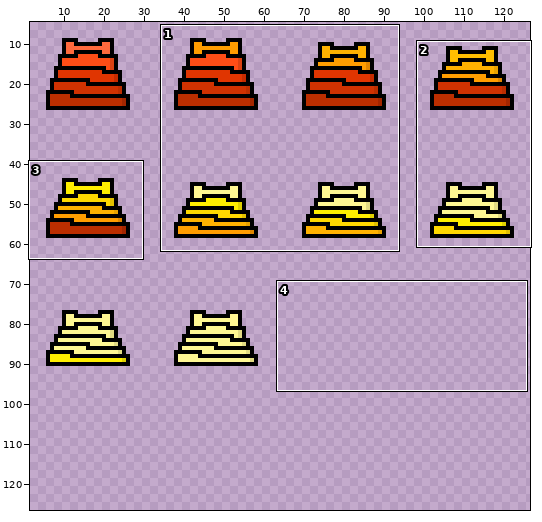
One commit to this sprite sheet: Enemies/Temple/temple.png. The first picture is a wide view before the edit; the outline marks the close-up.
Close-up. Before the commit:
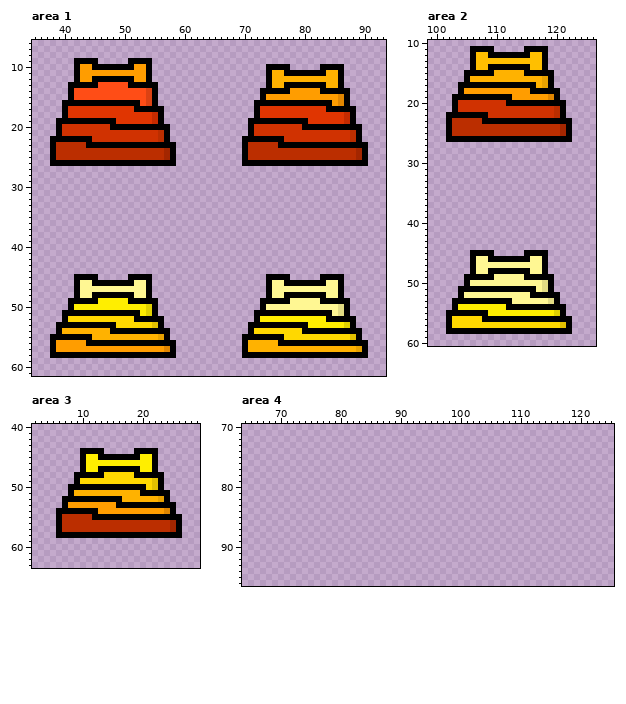
The file is 128x128 pixels. Colours within 5 levels of each other are drawn and written as one. Shown: area 1: x 35..93, y 6..61; area 2: x 99..126, y 10..60; area 3: x 2..29, y 40..63; area 4: x 64..125, y 70..96. The wide view leaves out empty margins. The commit also changed other parts of the picture, which this record leaves out.
After the commit:
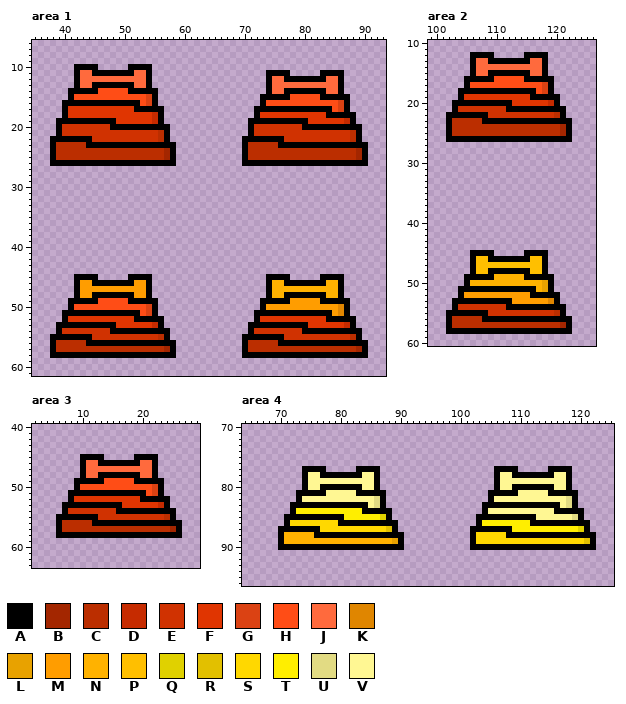
Palette (. is transparent): A #000000  B #a32600  C #bb2e00  D #c62b00  E #d03201  F #e03501  G #db4213  H #ff4d16  J #ff6a3d  K #e08600  L #e8a200  M #ff9d00  N #ffb200  P #ffbf00  Q #e0d100  R #e2c000  S #ffd800  T #ffee00  U #e2db83  V #fff793
Change:
Changed rows in their new state; - is an unchanged pixel.
Area 1:
first column x 41:
 9 -....-----....----------------------------------
10 --AA-.....-AA--------------------....-----....--
11 --JJAAAAAAAJJ---------------------AA-.....-AA---
12 --JJJJJJJJJJJ---------------------JJAAAAAAAJJ---
13 .-JJ-AAAAA-JJ-.-------------------JJJJJJJJJJJ---
14 -AAAA-----AAAA------------------.-JJ-AAAAA-JJ-.-
15 ---------------------------------AAAAHHHHHAAAA--
16 -------------------------------.-HHHHHHHHHHHHG--
17 --------------------------------AAAAAAAAAAA-HG-.
18 -------------------------------------------AAAA-
first column x 39:
46 ----MM-------MM---------------------NN-------NN----
47 ----MMMMMMMMMMM---------------------NNNNNNNNNNN----
48 ----MM-------MM---------------------NN-------NN----
49 -------HHHHH---------------------------MMMMM-------
50 ---HHHHHHHHHHHHG-------------------MMMMMMMMMMMMK---
51 --------------HG------------------------------MK---
52 --FFFFFFFFFFF---------------------FFFFFFFFFFF------
53 ----------FFFFFFD-------------------------FFFFFFD--
54 -EEEEEEEE------------------------EEEEEEEE----------
55 ------EEEEEEEEEEEC--------------------EEEEEEEEEEEC-
56 CCCCC---------------------------CCCCC--------------
57 CCCCCCCCCCCCCCCCCCB-------------CCCCCCCCCCCCCCCCCCB
Area 2:
first column x 103:
11 ---....-----....---
12 ----AA-.....-AA----
13 ----JJAAAAAAAJJ----
14 ----JJJJJJJJJJJ----
15 --.-JJ-AAAAA-JJ-.--
16 ---AAAAHHHHHAAAA---
17 -.-HHHHHHHHHHHHG---
18 --AAAAAAAAAAA-HG-.-
19 .-FFFFFFFFFFFAAAA--
20 -AAAAAAAA-FFFFFFD-.
21 ---------AAAAAAAAA-
first column x 103:
46 ----PP-------PP----
47 ----PPPPPPPPPPP----
48 ----PP-------PP----
49 -------NNNNN-------
50 ---NNNNNNNNNNNNL---
51 --------------NL---
52 --MMMMMMMMMMM------
53 ----------MMMMMMK--
54 -EEEEEEEE----------
55 ------EEEEEEEEEEEC-
56 CCCCC--------------
57 CCCCCCCCCCCCCCCCCCB
Area 3:
first column x 6:
44 ----....-----....----
45 -----AA-.....-AA-----
46 -----JJAAAAAAAJJ-----
47 -----JJJJJJJJJJJ-----
48 ---.-JJ-AAAAA-JJ-.---
49 ----AAAAHHHHHAAAA----
50 --.-HHHHHHHHHHHHG----
51 ---AAAAAAAAAAA-HG-.--
52 -.-FFFFFFFFFFFAAAA---
53 --AAAAAAAA-FFFFFFD-.-
54 .-EEEEEEEEAAAAAAAAA--
55 -AAAAA-EEEEEEEEEEEC-.
56 ------AAAAAAAAAAAAAA-
Area 4:
first column x 70:
77 ----AAAA-----AAAA-------------------AAAA-----AAAA----
78 ----AVVAAAAAAAVVA-------------------AVVAAAAAAAVVA----
79 ----AVVVVVVVVVVVA-------------------AVVVVVVVVVVVA----
80 ----AVVAAAAAAAVVA-------------------AVVAAAAAAAVVA----
81 ---AAAAAVVVVVAAAAA-----------------AAAAAVVVVVAAAAA---
82 ---AVVVVVVVVVVVVUA-----------------AVVVVVVVVVVVVUA---
83 --AAAAAAAAAAAAAVUA----------------AAAAAAAAAAAAAVUA---
84 --ATTTTTTTTTTTAAAAA---------------AVVVVVVVVVVVAAAAA--
85 -AAAAAAAAAATTTTTTQA--------------AAAAAAAAAAVVVVVVUA--
86 -ASSSSSSSSAAAAAAAAAA-------------ATTTTTTTTAAAAAAAAAA-
87 AAAAAAASSSSSSSSSSSRA------------AAAAAAATTTTTTTTTTTQA-
88 ANNNNNAAAAAAAAAAAAAAA-----------ASSSSSAAAAAAAAAAAAAAA
89 ANNNNNNNNNNNNNNNNNNLA-----------ASSSSSSSSSSSSSSSSSSRA
90 AAAAAAAAAAAAAAAAAAAAA-----------AAAAAAAAAAAAAAAAAAAAA
